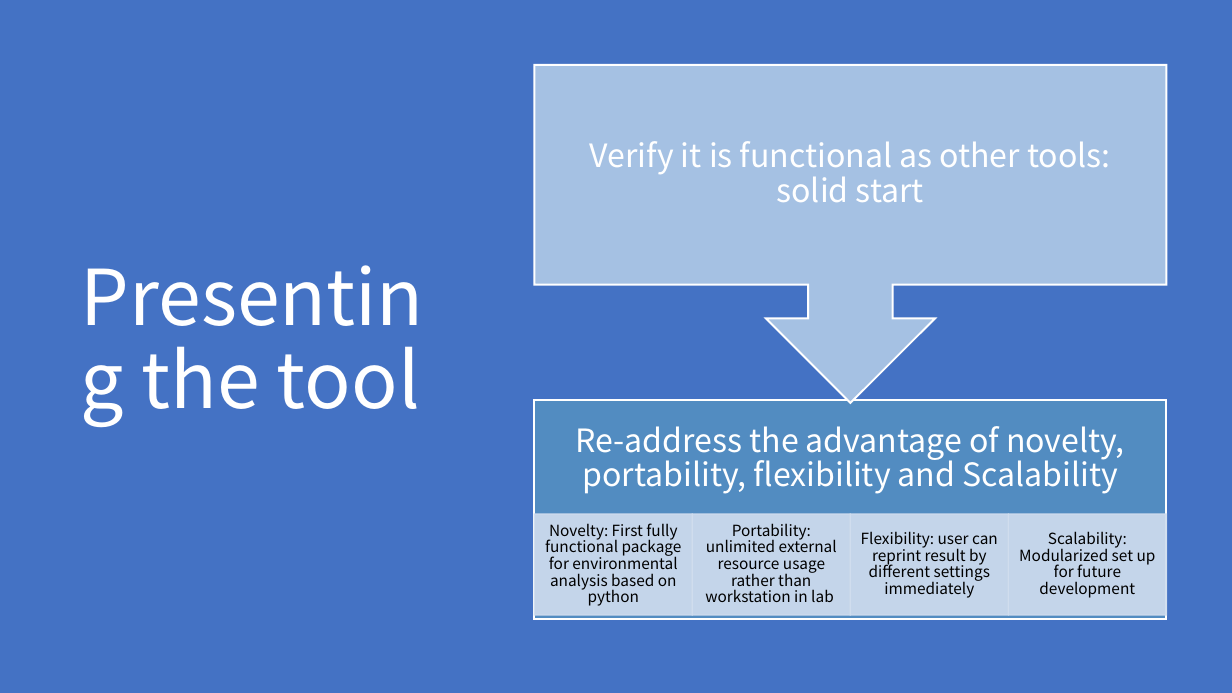
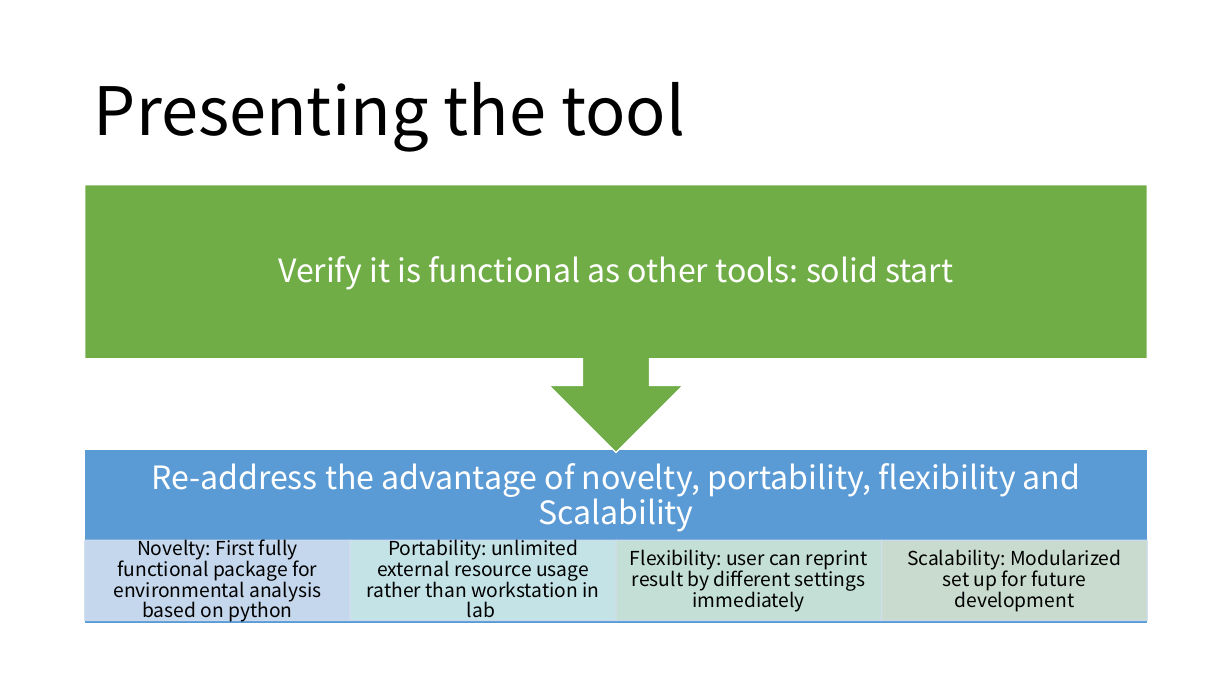
Before and after one commit to XiminHu/mass-suite, a slide deck: slide 4 of doc/20201102-projectmeeting.pptx. Drawn at 1232x693 pixels with LibreOffice and Linux fonts; fonts in the diff are those of the drawing. Boxes give left, top, right and bottom in pixels: in the first picture for what was removed or moved away, otherwise in the second. Text is boxed around its words. In the diff, an @@ line names an element or a change of style, - is before the commit and + after.

```diff
--- a/doc/20201102-projectmeeting.pptx
+++ b/doc/20201102-projectmeeting.pptx
@@ background #4472C4 to #FFFFFF @@
@@ title "Presenting the tool": place and size @@
-title "Presenting the tool" at [141, 346, 420, 409]
+title "Presenting the tool" at [94, 82, 685, 152]
@@ title "Presenting the tool" at [94, 82, 685, 152]: size 60 to 52 pt, text colour #FFFFFF to #000000 @@
@@ group removed at [534, 65, 1166, 620]: 3 rectangles, 1 up arrow callout @@
@@ text "Verify it is functional as ..." rewrapped from [590, 141, 1110, 202] to [278, 256, 953, 290] @@
@@ group added at [85, 185, 1148, 624]: 3 rectangles, 1 up arrow callout @@
@@ text "Re-address the advantage of novelty, ..." rewrapped from [576, 426, 1125, 494] to [151, 463, 1080, 532] @@
@@ text "Novelty: First fully functional package ...": place and size @@
-text "Novelty: First fully functional package ..." at [545, 523, 682, 606]
+text "Novelty: First fully functional package ..." at [113, 535, 321, 624]
@@ size 12 to 15 pt; more space between paragraphs in 4 elements at [907, 549, 1121, 612], [630, 549, 868, 612], [113, 535, 321, 624], [367, 535, 599, 624] @@
@@ text "Portability: unlimited external resource usage ...": place and size @@
-text "Portability: unlimited external resource usage ..." at [705, 523, 837, 602]
+text "Portability: unlimited external resource usage ..." at [367, 535, 599, 624]
@@ text "Flexibility: user can reprint result ...": place and size @@
-text "Flexibility: user can reprint result ..." at [861, 531, 998, 598]
+text "Flexibility: user can reprint result ..." at [630, 549, 868, 612]
@@ rectangle: place and size @@
-rectangle at [692, 514, 850, 615]
+rectangle at [616, 541, 882, 621]
@@ rectangle at [616, 541, 882, 621]: fill #D2DEEF at 90% opacity to #D0E7D8 at 90% opacity @@
@@ text "Scalability: Modularized set up for ...": place and size @@
-text "Scalability: Modularized set up for ..." at [1019, 531, 1156, 598]
+text "Scalability: Modularized set up for ..." at [907, 549, 1121, 612]
@@ rectangle: place and size @@
-rectangle at [1008, 514, 1166, 615]
+rectangle at [882, 541, 1147, 621]
@@ rectangle at [882, 541, 1147, 621]: fill #D2DEEF at 90% opacity to #D5E3CF at 90% opacity @@
```
Also in this commit, not shown: 11 other slides changed, 3 slides added, 1 other file.
